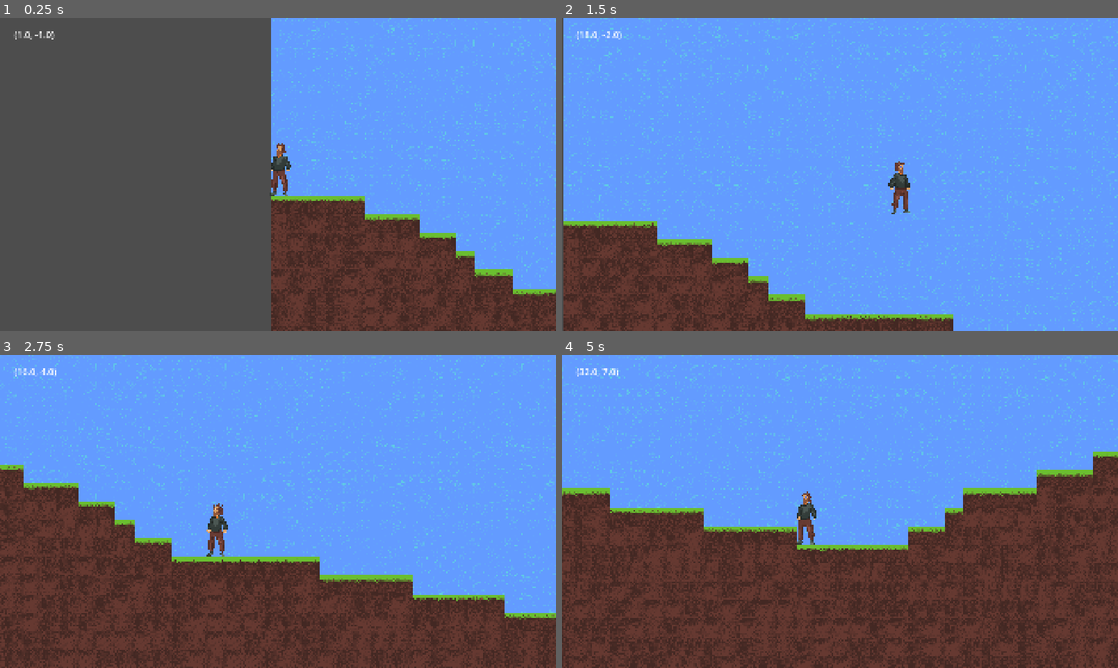
Above: before the commit, frames 1-4 (two rows, left to right).
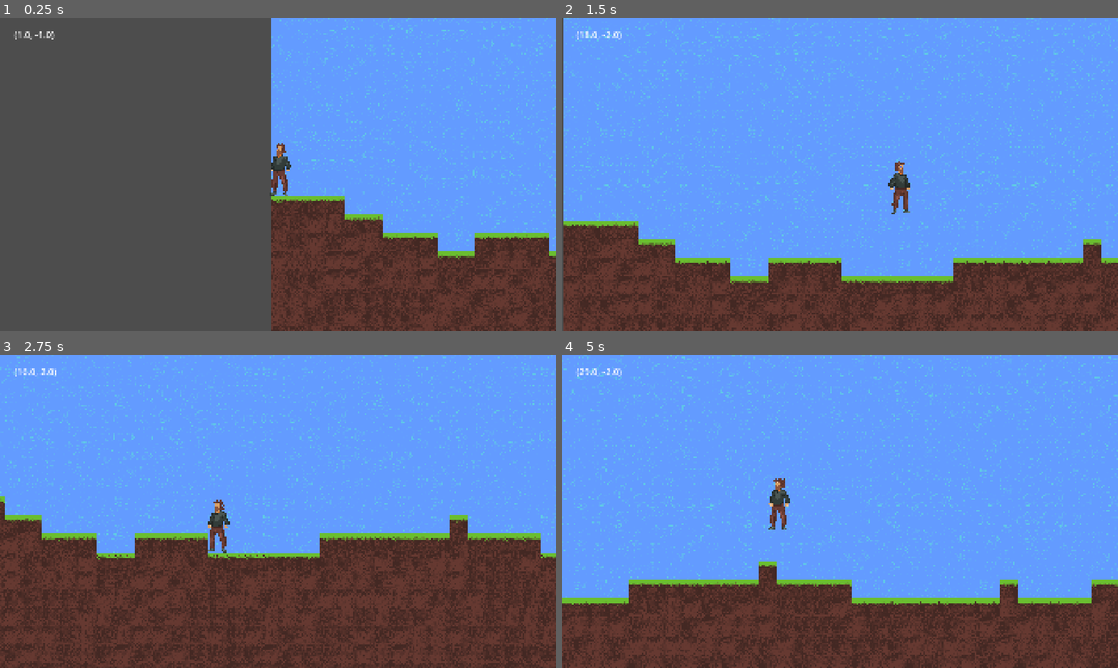
Above: after the commit, the same moments.

Repository: Spino77/godot-DAM
Game: Godot game, scene res://escenas/main.tscn
The game is run twice, just before and just after one commit, with the same random seed, the same clock (stepped at 60 frames per second) and the same inputs.
Inputs:
- Up to frame 1 (0.25 s): no input
- Up to frame 2 (1.5 s): hold D (mov_derecha) from 0.53 s (still down); tap E (select) at 0.6, 1.35 s; tap Space (saltar) at 0.77 s
- Up to frame 3 (2.75 s): tap Space (saltar) at 1.52 s; release D (mov_derecha) at 2.03 s; hold A (mov_izquierda) from 2.03 s (still down); tap E (select) at 2.1 s
- Up to frame 4 (5 s): release A (mov_izquierda) at 2.78 s; hold D (mov_derecha) 2.78-4.28 s; tap E (select) at 2.85, 3.6, 4.35 s; tap Space (saltar) at 3.02, 3.77, 4.52 s; hold A (mov_izquierda) from 4.28 s (still down)

The runs differ from the first frame. In frame 1, 7.7% of the frame differs, in the area x 48-100%, y 0-100%; in frame 2, 19%; in frame 3, 24%; in frame 4, 37%, in the area x 0-100%, y 0-100%.

Commit message:
sigue sin funcionar guardado de mazmorras :(

Diff:
--- a/scripts/dungeon_entrance.gd
+++ b/scripts/dungeon_entrance.gd
@@ -6,18 +6,18 @@
 	pass
 
 func _process(delta: float):
-	if Input.is_action_just_pressed("select") and enter_allow:
+	if Input.is_action_just_pressed("select") and GlobalVars.enter_allow:
 		GlobalVars.player_pos = Vector2i(self.position.x, self.position.y)
+		#GlobalVars.current_dung_pos = (str(self.position.x) + " | " + str(self.position.y) + " , ")
+		queue_free()
 		get_tree().change_scene_to_file("res://escenas/dungeon.tscn")
-		queue_free()
-
 	if position.x == 0:
 		queue_free()
 
 func _on_area_entrada_body_entered(body):
 	if body.name == "Personaje":
-		enter_allow = true
+		GlobalVars.enter_allow = true
 
 func _on_area_entrada_body_exited(body: Node2D) -> void:
 	if body.name == "Personaje":
-		enter_allow = false
+		GlobalVars.enter_allow = false
--- a/scripts/global_vars.gd
+++ b/scripts/global_vars.gd
@@ -1,3 +1,5 @@
 extends Node
 
 var player_pos = Vector2i(16, -64)
+var current_dung_pos = null
+var enter_allow = false
--- a/scripts/mapa.gd
+++ b/scripts/mapa.gd
@@ -11,6 +11,7 @@
 #preload instances to be used later on
 var player = preload("res://escenas/jugador.tscn")
 var dun_entr = preload("res://escenas/dungeon_entrance.tscn")
+
 @onready var mapa = $mapa
 
 #numbers used for randomized generation
@@ -33,7 +34,7 @@
 
 func generateplayer():
 	var player = player.instantiate()
-	mapa.add_child(player)
+	add_child(player)
 	player.position = GlobalVars.player_pos
 
 func generateMap():
@@ -99,10 +100,12 @@
 		mapa.add_child(entrance)
 		entrance.position = Vector2i(positions.get(0).to_int(),positions.get(1).to_int())
 
-#TODO | algo no funciona aqui (se tienen que guardar las posiciones de las entradas al cambiar de escena, para tener persistencia :(
-#func _exit_tree():
-	#entrance_pos_array.clear()
-	#for child: Node2D in self.get_children():
-		#if child is Node2D:
-			#entrance_pos_array.append(str(child.position.x) + " | " + str(child.position.y) + " , ")
+#if Input.is_action_just_pressed("select") and GlobalVars.enter_allow:
+	#var counter = 0
+	#var index = 0
+	#for item in entrance_pos_array:
+		#if str(item) == GlobalVars.current_dung_pos:
+			#index = counter
+		#counter += 1
+	#entrance_pos_array.remove_at(index)
 	#saveToFile()
Binary file changed: test1.txt
Not shown, changed: test1_dungeons.txt
